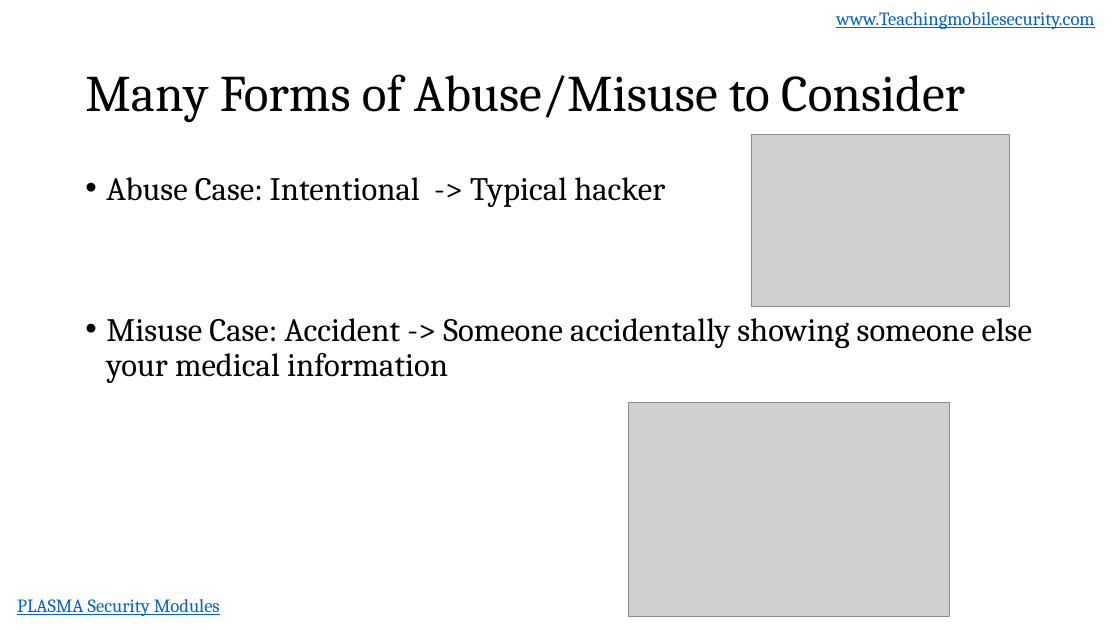
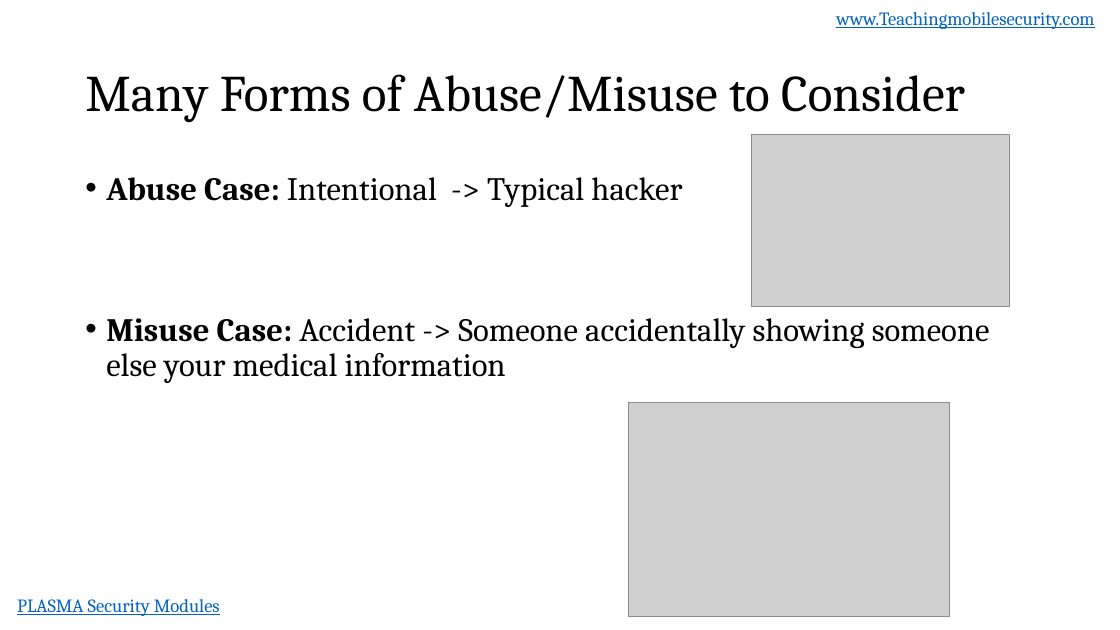
Before and after one commit to dan7800/VulnerableAndroidAppOracle, a slide deck: slide 3 of Vulnerabilities/DataStorage/DataStoragePresentation.pptx. Drawn at 1120x630 pixels with LibreOffice and Linux fonts; fonts in the diff are those of the drawing; grey boxes stand for pictures; background and template pictures are left out. Boxes give left, top, right and bottom in pixels: in the first picture for what was removed or moved away, otherwise in the second. Text is boxed around its words. In the diff, an @@ line names an element or a change of style, - is before the commit and + after.

Commit message:
minor udpates

```diff
--- a/Vulnerabilities/DataStorage/DataStoragePresentation.pptx
+++ b/Vulnerabilities/DataStorage/DataStoragePresentation.pptx
@@ text "Abuse Case: Intentional -> Typical ..." at (106, 177, 990, 383): bold on in "Abuse Case:", "Misuse Case:" @@
```
